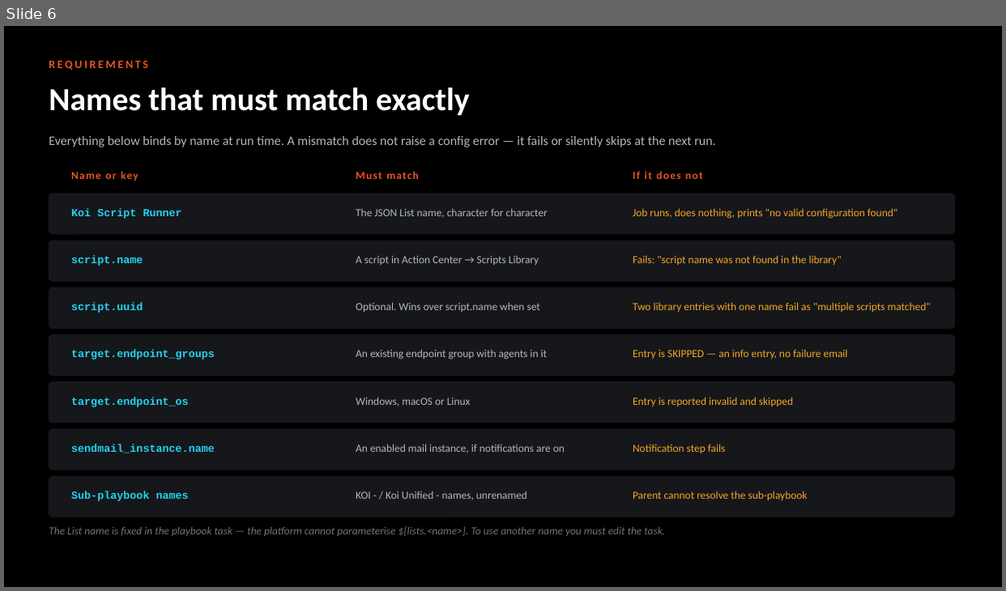
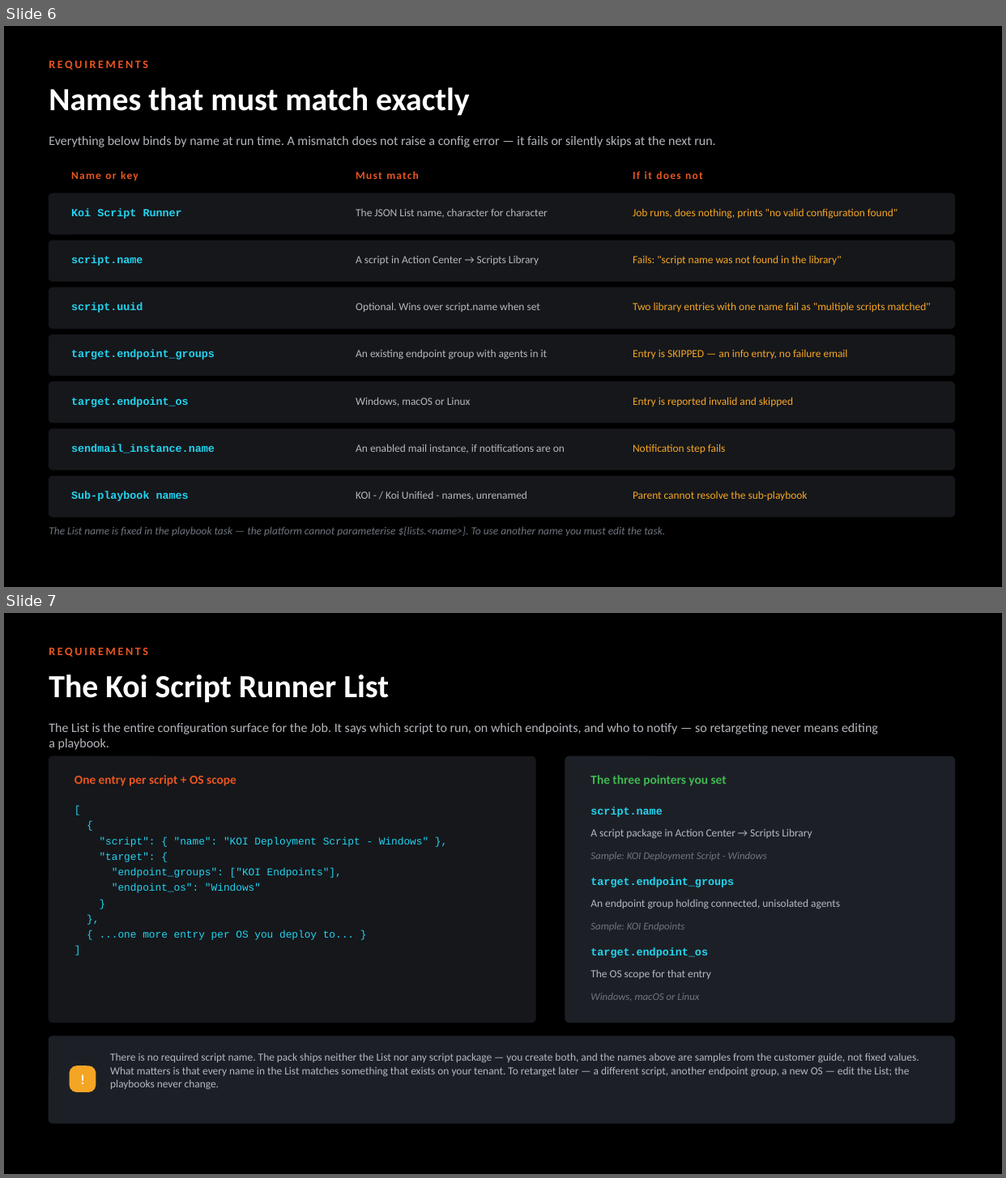
Before and after one commit to ayman-m/koi-xsiam-pack, a slide deck: docs/KOI_Content_Pack_Test_Guide.pptx. Shown one above the other, each under a label of ours: slide 6 before the commit, slides 6 and 7 after it. The pictures are 1006x591 and 1006x1178 pixels, drawn with LibreOffice and Linux fonts; fonts in the diff are those of the drawing. Boxes give left, top, right and bottom in pixels: in the first picture for what was removed or moved away, otherwise in the second. Text is boxed around its words. In the diff, an @@ line names an element or a change of style, - is before the commit and + after.

```diff
--- a/docs/KOI_Content_Pack_Test_Guide.pptx
+++ b/docs/KOI_Content_Pack_Test_Guide.pptx
@@ slide 7 added at (4, 613, 1002, 1174), background #000000 @@
@@ text added at (49, 647, 148, 657), 11 pt, text #E8551F, bold @@
+REQUIREMENTS
@@ text added at (49, 675, 389, 703), 31 pt, text #FFFFFF, bold @@
+The Koi Script Runner List
@@ text added at (49, 723, 878, 750), 12.5 pt, text #B4B7BD @@
+The List is the entire configuration surface for the Job. It says which script to run, on which endpoints, and who to notify — so retargeting never means editing a playbook.
@@ rounded rectangle added at (49, 756, 535, 1023), fill #15171B, outline #15171B 1 pt @@
@@ rounded rectangle added at (565, 756, 955, 1023), fill #1C2026, outline #1C2026 1 pt @@
@@ text added at (74, 775, 236, 786), 12 pt, text #E8551F, bold @@
+One entry per script + OS scope
@@ text added at (590, 775, 727, 786), 12 pt, text #3FB950, bold @@
+The three pointers you set
@@ text added at (590, 807, 662, 817), 10.5 pt, text #22D3EE, bold @@
+script.name
@@ text added at (590, 828, 812, 839), 10.5 pt, text #B4B7BD @@
+A script package in Action Center → Scripts Library
@@ text added at (100, 837, 428, 940), 10 pt, text #22D3EE @@
+[
+{
+"script": { "name": "KOI Deployment Script - Windows" },
+"target": {
+"endpoint_groups": ["KOI Endpoints"],
+"endpoint_os": "Windows"
+}
+},
+{ ...one more entry per OS you deploy to... }
+]
@@ text added at (590, 852, 767, 861), 10 pt, text #6E747E, italic @@
+Sample: KOI Deployment Script - Windows
@@ text added at (590, 878, 734, 888), 10.5 pt, text #22D3EE, bold @@
+target.endpoint_groups
@@ text added at (590, 899, 840, 909), 10.5 pt, text #B4B7BD @@
+An endpoint group holding connected, unisolated agents
@@ text added at (590, 922, 684, 931), 10 pt, text #6E747E, italic @@
+Sample: KOI Endpoints
@@ text added at (590, 948, 708, 958), 10.5 pt, text #22D3EE, bold @@
+target.endpoint_os
@@ text added at (590, 969, 711, 979), 10.5 pt, text #B4B7BD @@
+The OS scope for that entry
@@ text added at (590, 993, 699, 1001), 10 pt, text #6E747E, italic @@
+Windows, macOS or Linux
@@ rounded rectangle added at (49, 1037, 955, 1123), fill #1C2026, outline #1C2026 1 pt @@
@@ rounded rectangle added at (70, 1067, 96, 1093), fill #F5A524, outline #F5A524 1 pt @@
@@ text added at (70, 1067, 96, 1093), 13 pt, text #FFFFFF, bold @@
+!
@@ text added at (110, 1053, 919, 1089), 10.5 pt, text #B4B7BD @@
+There is no required script name. The pack ships neither the List nor any script package — you create both, and the names above are samples from the customer guide, not fixed values. What matters is that every name in the List matches something that exists on your tenant. To retarget later — a different script, another endpoint group, a new OS — edit the List; the playbooks never change.
```
Also in this commit, not shown: 1 other slide added, 3 other files.
